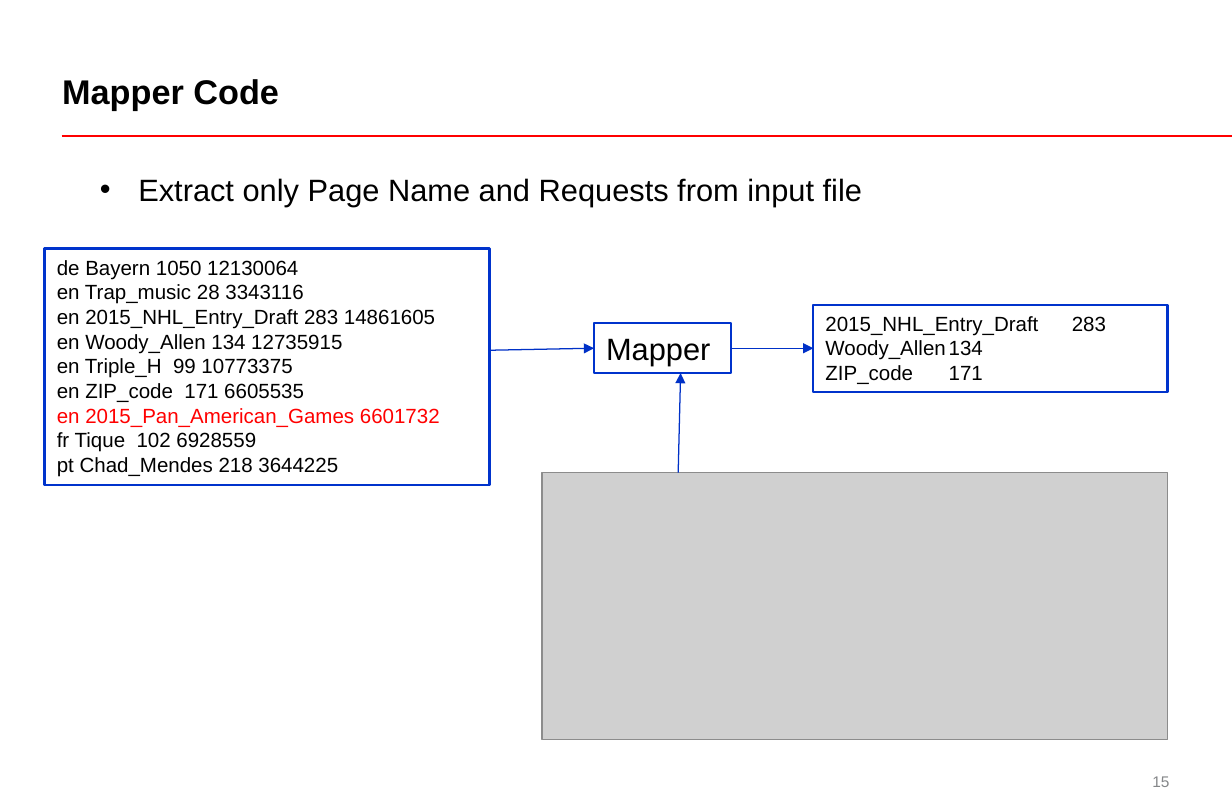
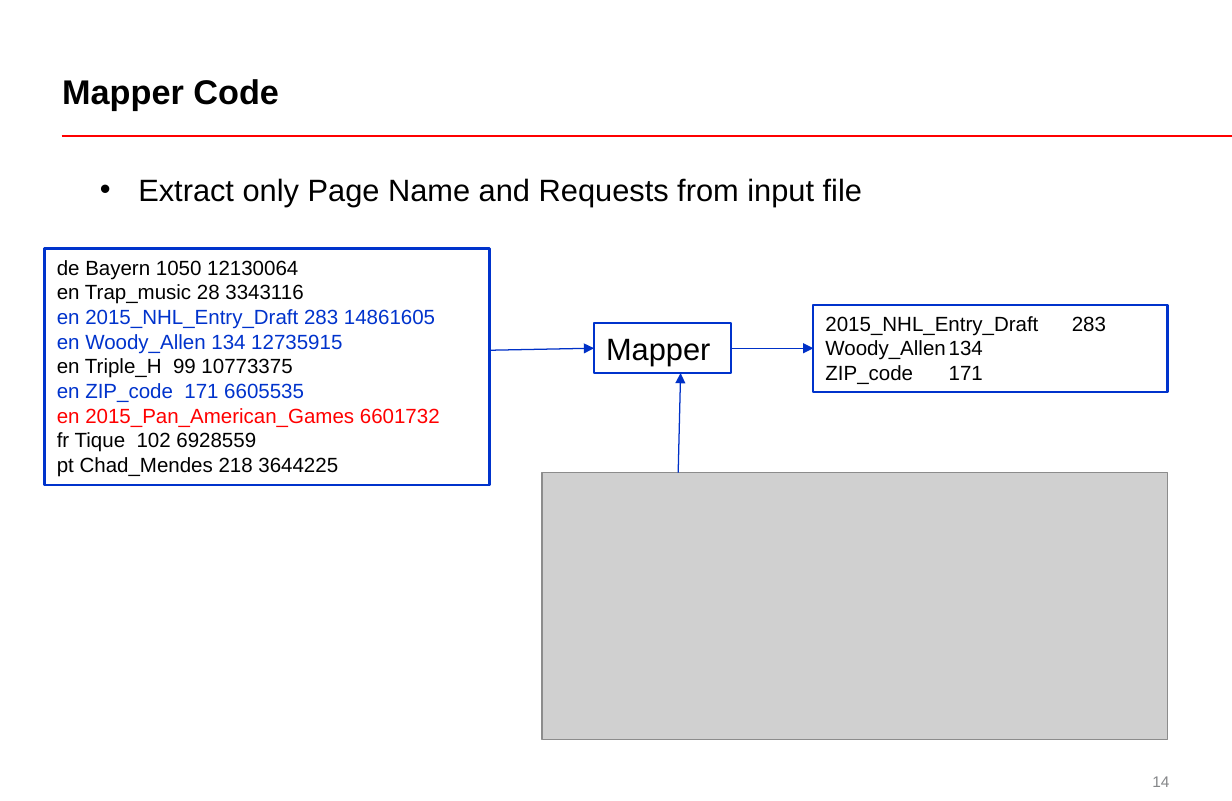
Before and after one commit to ravvas/Pycon2015, a slide deck: slide 14 of Explore Big Data using Simple Python Code and Cloud Environment_V8.pptx (slide 15 before the commit). Drawn at 1232x801 pixels with LibreOffice and Linux fonts; fonts in the diff are those of the drawing; grey boxes stand for pictures. Boxes give left, top, right and bottom in pixels: in the first picture for what was removed or moved away, otherwise in the second. Text is boxed around its words. In the diff, an @@ line names an element or a change of style, - is before the commit and + after.

```diff
--- a/Explore Big Data using Simple Python Code and Cloud Environment_V8.pptx
+++ b/Explore Big Data using Simple Python Code and Cloud Environment_V8.pptx
@@ text in rectangle at bbox=[57, 309, 435, 402]: text colour #000000 to #0033CC in "en 2015_NHL_Entry_Draft 283 14861605", "en Woody_Allen 134 12735915", "en ZIP_code 171 6605535" @@
@@ page number at bbox=[1152, 776, 1169, 787]: text changed @@
-15
+14
```
Also in this commit, not shown: 5 other slides changed, 5 slides added, 4 slides removed.
